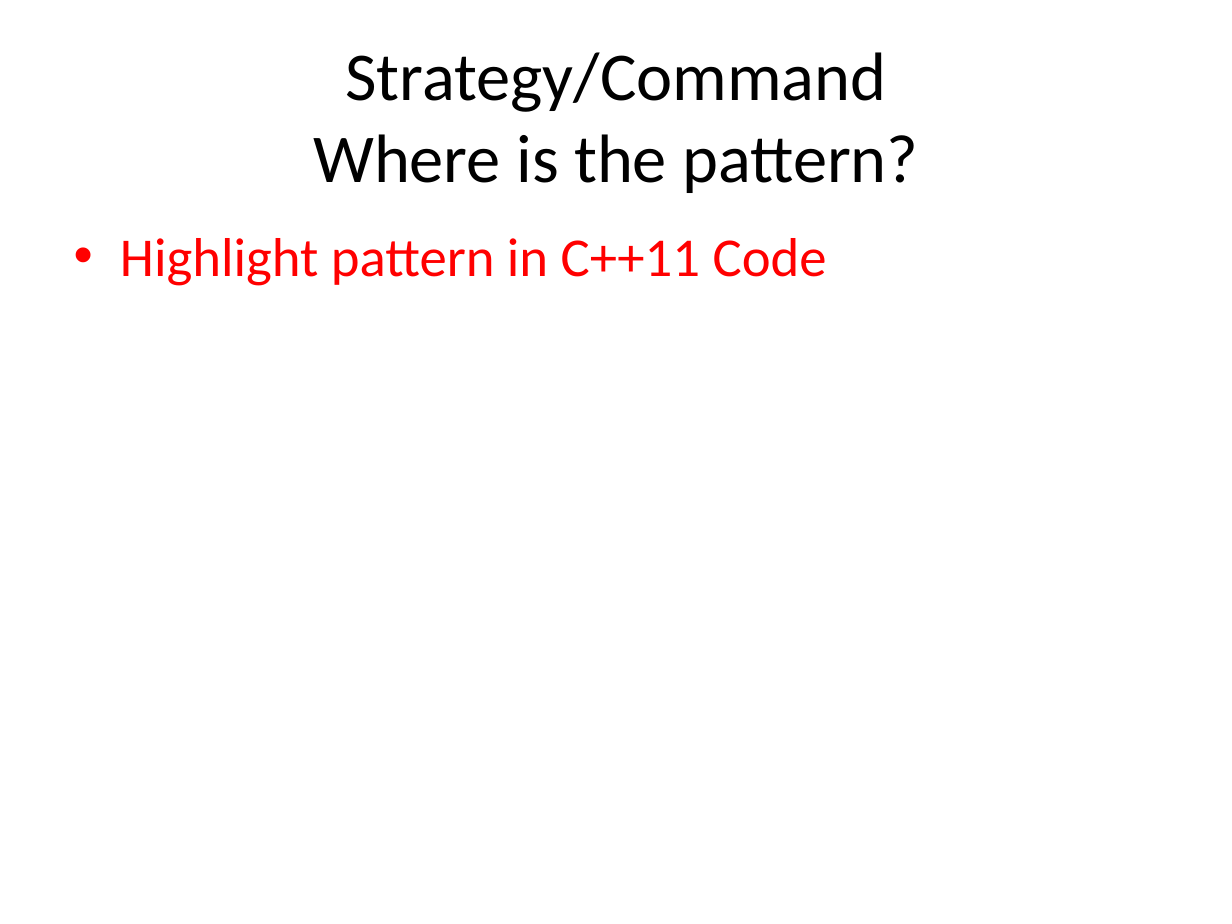
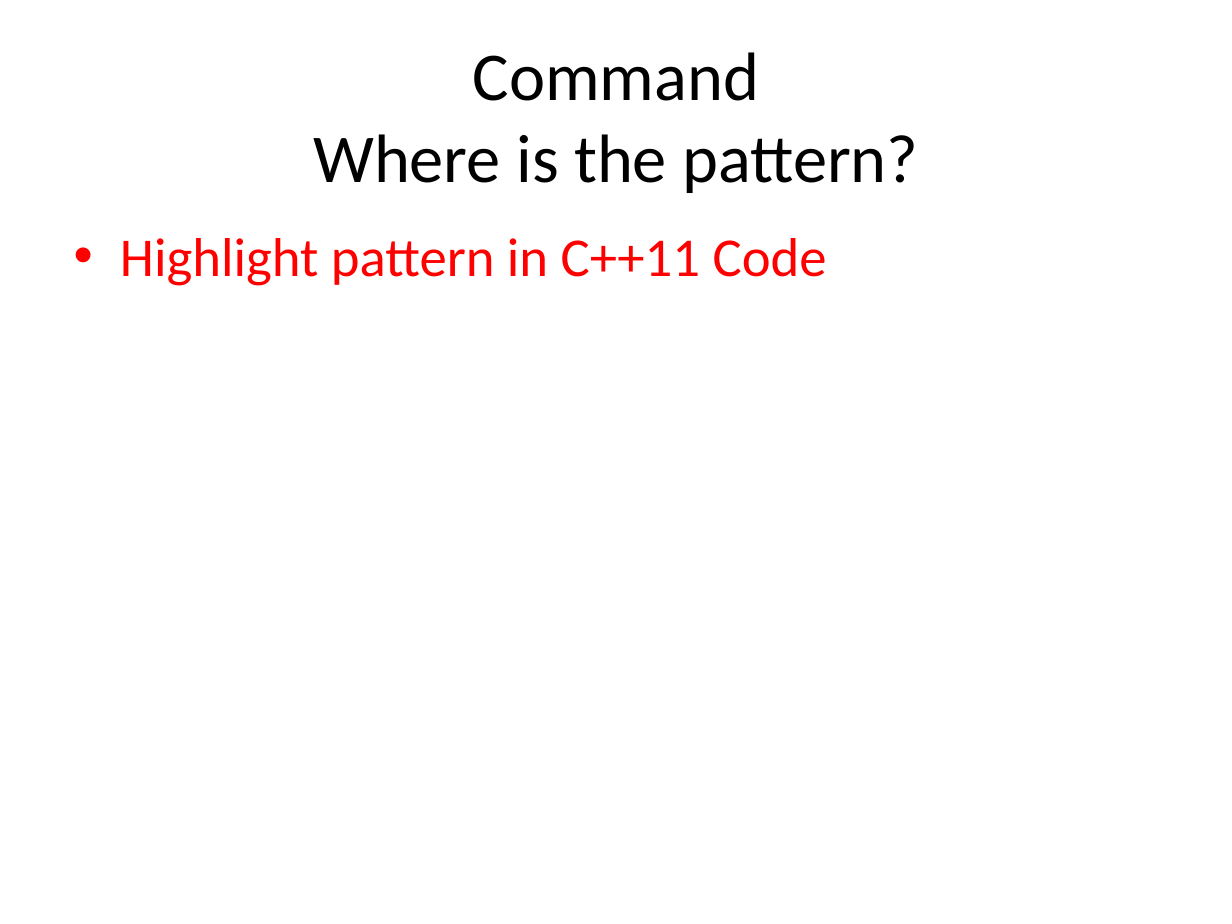
Before and after one commit to kamyu104/GofPatterns, a slide deck: slide 35 of Effective patterns.ppt (slide 23 before the commit). Drawn at 1232x924 pixels with LibreOffice and Linux fonts; fonts in the diff are those of the drawing. Boxes give left, top, right and bottom in pixels: in the first picture for what was removed or moved away, otherwise in the second. Text is boxed around its words. In the diff, an @@ line names an element or a change of style, - is before the commit and + after.

```diff
--- a/Effective patterns.ppt
+++ b/Effective patterns.ppt
@@ title at (x1=313, y1=52, x2=918, y2=193): text changed @@
-Strategy/Command
-Where is the pattern?
+Command
+Where is the pattern?
```
Also in this commit, not shown: 7 other slides changed, 6 slides added, 1 slide removed, 2 other files.
